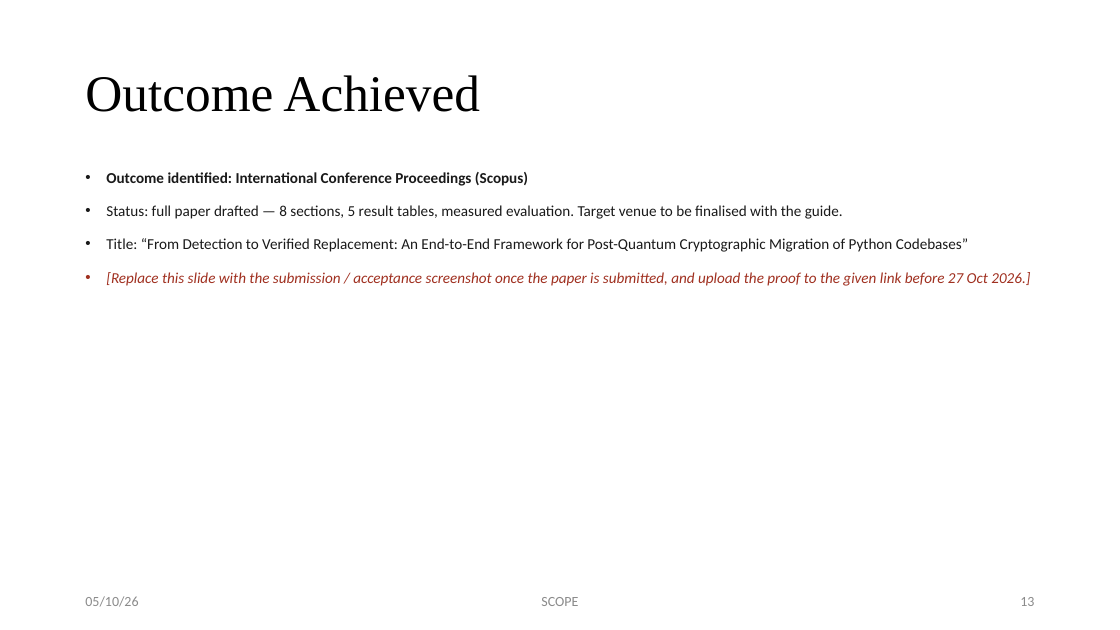
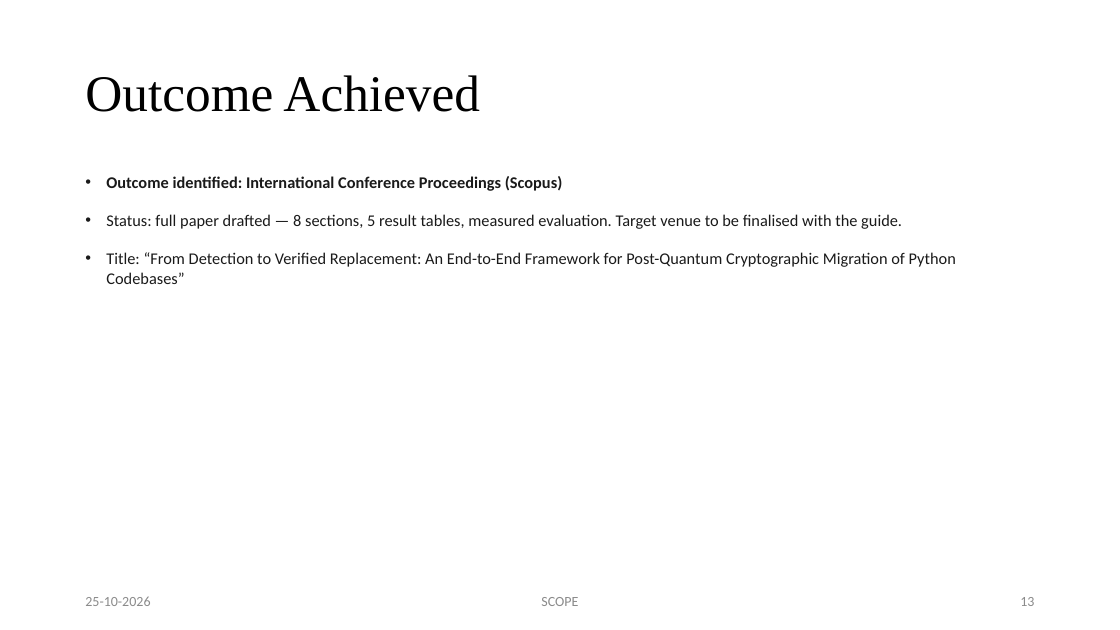
Before and after one commit to arpitmittal2025/pqc-migrator, a slide deck: slide 13 of report/Review_3_Team_20106UG02.pptx. Drawn at 1120x630 pixels with LibreOffice and Linux fonts; fonts in the diff are those of the drawing. Boxes give left, top, right and bottom in pixels: in the first picture for what was removed or moved away, otherwise in the second. Text is boxed around its words. In the diff, an @@ line names an element or a change of style, - is before the commit and + after.

```diff
--- a/report/Review_3_Team_20106UG02.pptx
+++ b/report/Review_3_Team_20106UG02.pptx
@@ text "Outcome identified: International Conference Proceedings ..." at [106,176,956,284]: size 12.9 to 14 pt; line spacing 0.8 to 1 @@
@@ text at [106,272,1030,286]: paragraph removed @@
-• [Replace this slide with the submission / acceptance screenshot once the paper is submitted, and upload the proof to the given link before 27 Oct 2026.]
@@ text at [85,596,150,606]: text changed @@
-05/10/26
+25-10-2026
```
Also in this commit, not shown: 12 other slides changed, 44 other files.
